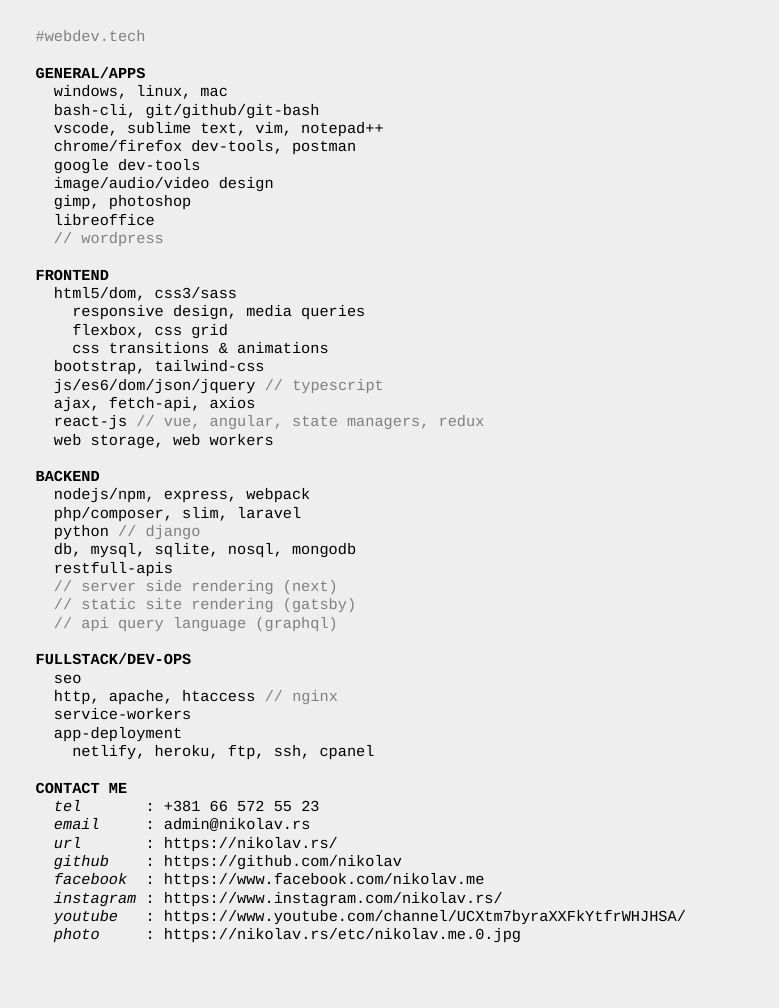
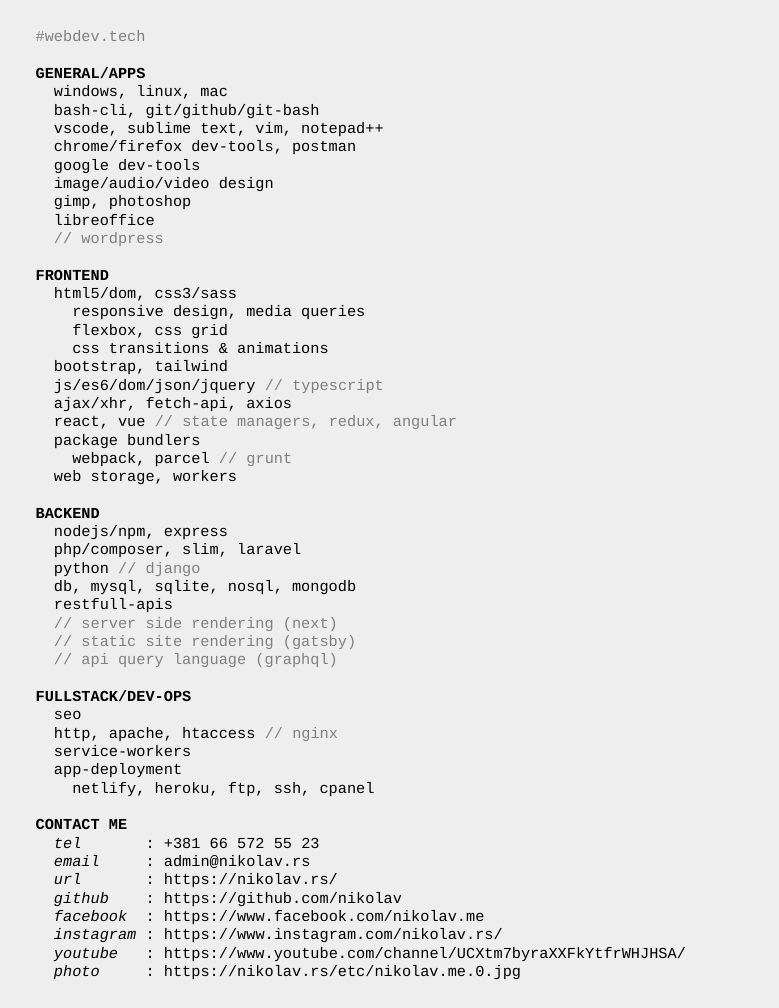
Before and after one commit to nikolav/nikolav.rs, a slide deck: slide 1 of etc/webdev-tech.odp. Drawn at 779x1008 pixels with LibreOffice and Linux fonts; fonts in the diff are those of the drawing. Boxes give left, top, right and bottom in pixels: in the first picture for what was removed or moved away, otherwise in the second. Text is boxed around its words. In the diff, an @@ line names an element or a change of style, - is before the commit and + after.

Commit message:
adds pkg.bundlers to webtools

```diff
--- a/etc/webdev-tech.odp
+++ b/etc/webdev-tech.odp
@@ text at (54, 360, 228, 374): text changed @@
-bootstrap, tailwind-css
+bootstrap, tailwind
@@ text at (54, 397, 457, 484): text changed @@
-ajax, fetch-api, axios
-react-js // vue, angular, state managers, redux
-web storage, web workers
+ajax/xhr, fetch-api, axios
+react, vue // state managers, redux, angular
+package bundlers
+webpack, parcel // grunt
+web storage, workers
@@ text at (54, 525, 228, 539): text changed @@
-nodejs/npm, express, webpack
+nodejs/npm, express
```
Also in this commit, not shown: 3 other files.
